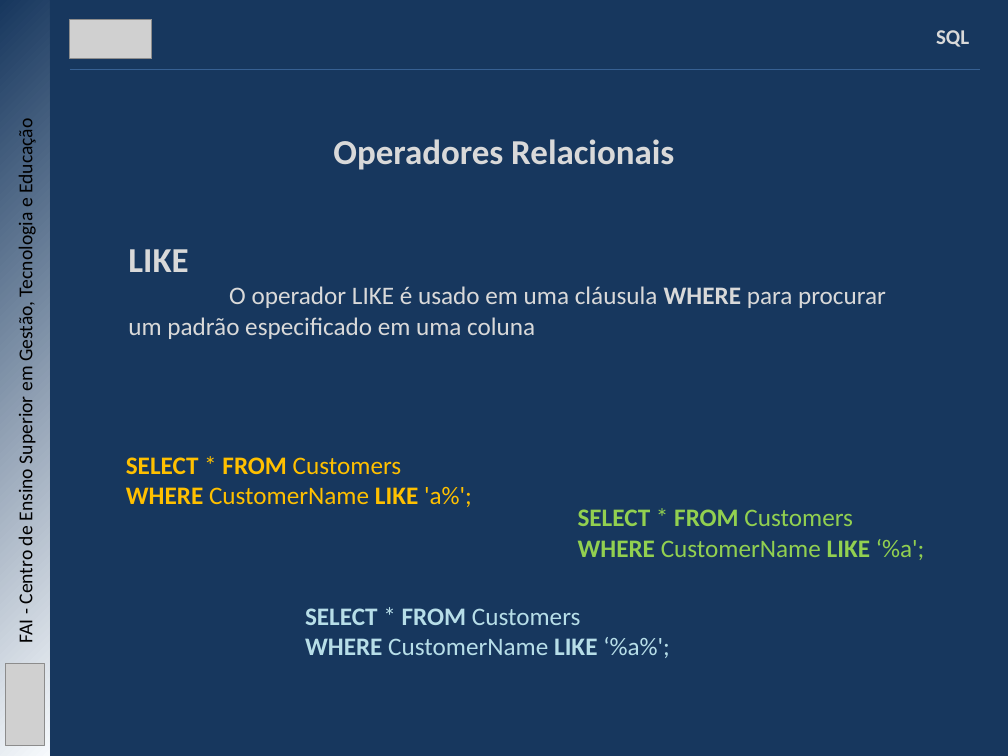
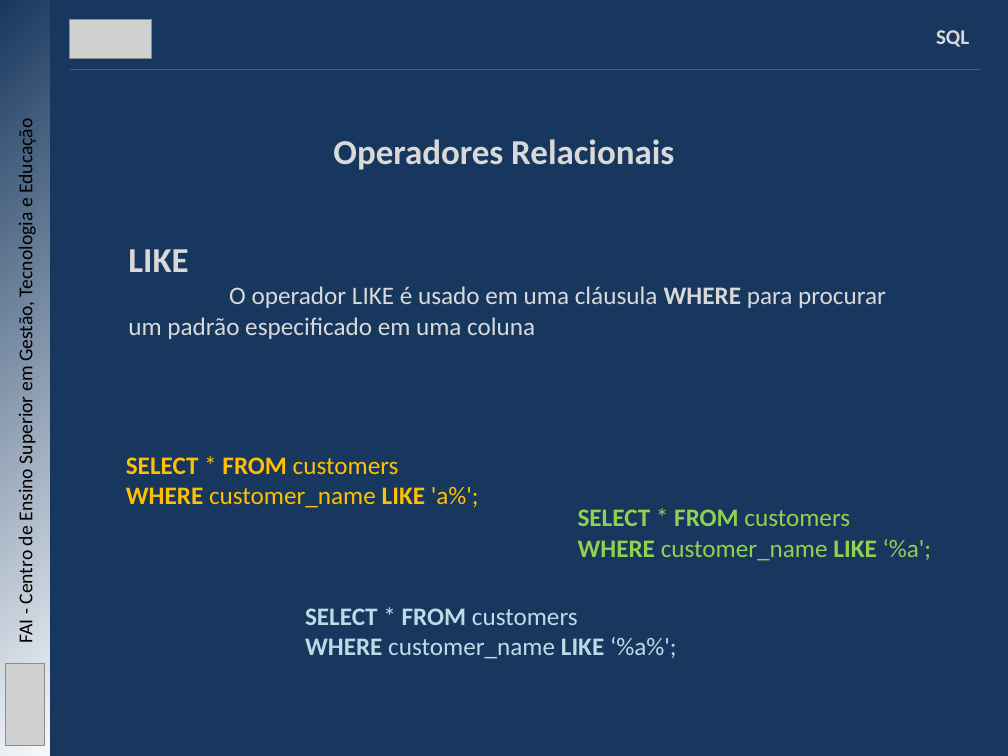
Before and after one commit to mbernardesp/lab-dev-software-sgh, a slide deck: slide 12 of slides/java-com-banco-de-dados.pptx. Drawn at 1008x756 pixels with LibreOffice and Linux fonts; fonts in the diff are those of the drawing; grey boxes stand for pictures. Boxes give left, top, right and bottom in pixels: in the first picture for what was removed or moved away, otherwise in the second. Text is boxed around its words. In the diff, an @@ line names an element or a change of style, - is before the commit and + after.

```diff
--- a/slides/java-com-banco-de-dados.pptx
+++ b/slides/java-com-banco-de-dados.pptx
@@ text at (126, 457, 479, 508): text changed @@
-                SELECT * FROM Customers
-                WHERE CustomerName LIKE 'a%';
+                SELECT * FROM customers
+                WHERE customer_name LIKE 'a%';
@@ text at (578, 509, 932, 561): text changed @@
-                SELECT * FROM Customers
-                WHERE CustomerName LIKE ‘%a';
+                SELECT * FROM customers
+                WHERE customer_name LIKE ‘%a';
@@ text at (305, 608, 677, 659): text changed @@
-                SELECT * FROM Customers
-                WHERE CustomerName LIKE ‘%a%';
+                SELECT * FROM customers
+                WHERE customer_name LIKE ‘%a%';
```
Also in this commit, not shown: 8 other slides changed, 8 slides added, 2 other files.
